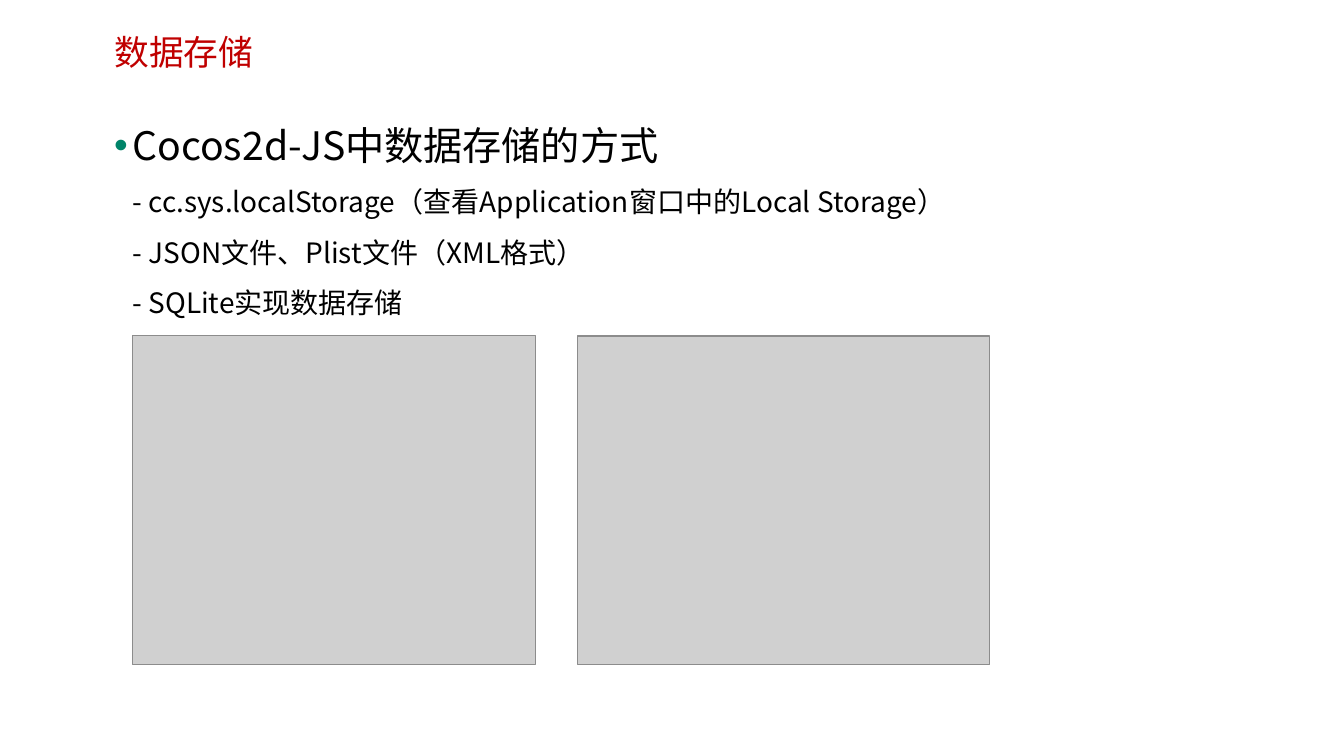
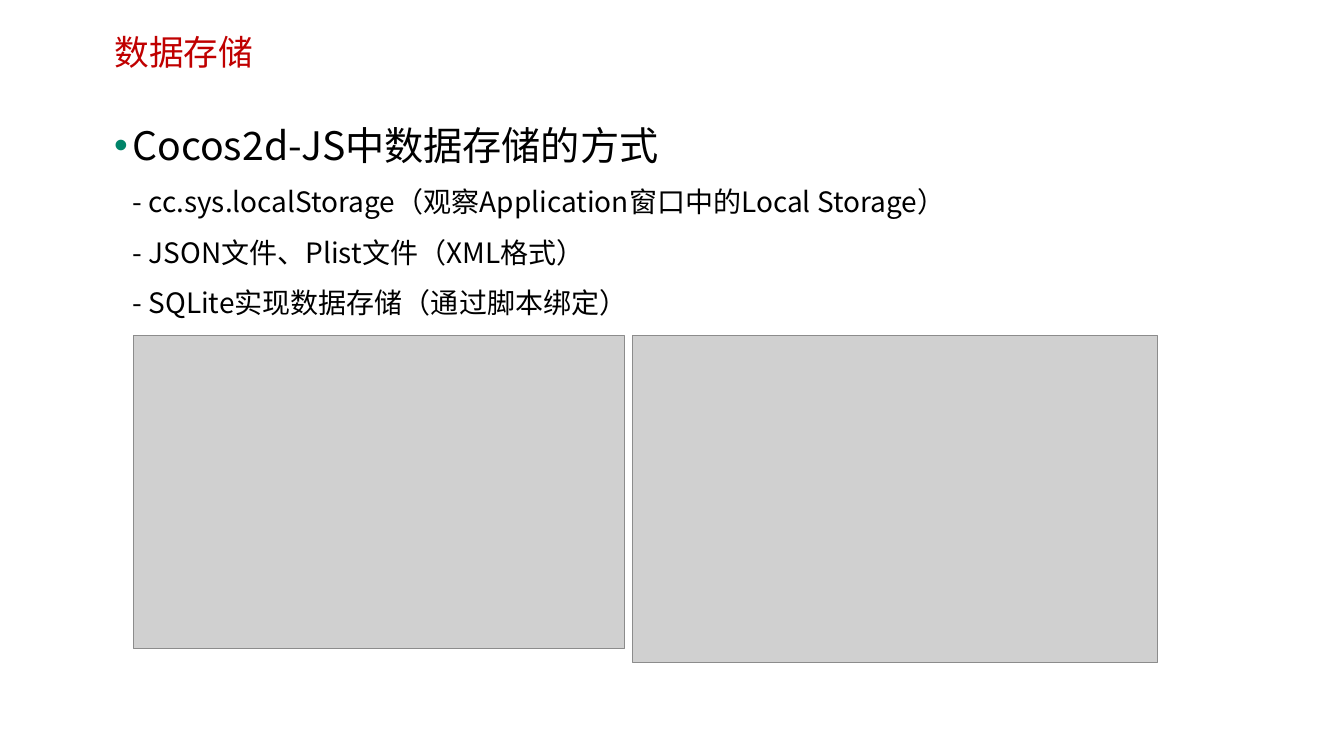
Before and after one commit to edu2act/course-H5-Animation-and-Game-Development, a slide deck: slide 6 of 课程PPT/（12）音乐音效与数据存储.ppt. Drawn at 1344x756 pixels with LibreOffice and Linux fonts; fonts in the diff are those of the drawing; grey boxes stand for pictures; background and template pictures are left out. Boxes give left, top, right and bottom in pixels: in the first picture for what was removed or moved away, otherwise in the second. Text is boxed around its words. In the diff, an @@ line names an element or a change of style, - is before the commit and + after.

```diff
--- a/课程PPT/（12）音乐音效与数据存储.ppt
+++ b/课程PPT/（12）音乐音效与数据存储.ppt
@@ text at box(133, 127, 945, 318): text changed @@
-• Cocos2d-JS中数据存储的方式
-  - cc.sys.localStorage（查看Application窗口中的Local Storage）
-  - JSON文件、Plist文件（XML格式）
-  - SQLite实现数据存储
+• Cocos2d-JS中数据存储的方式
+  - cc.sys.localStorage（观察Application窗口中的Local Storage）
+  - JSON文件、Plist文件（XML格式）
+  - SQLite实现数据存储（通过脚本绑定）
@@ picture: place and size @@
-picture at box(132, 335, 534, 664)
+picture at box(133, 335, 624, 648)
@@ picture: place and size @@
-picture at box(577, 335, 989, 664)
+picture at box(633, 335, 1158, 662)
```
Also in this commit, not shown: 4 other slides changed, 2 other files.
